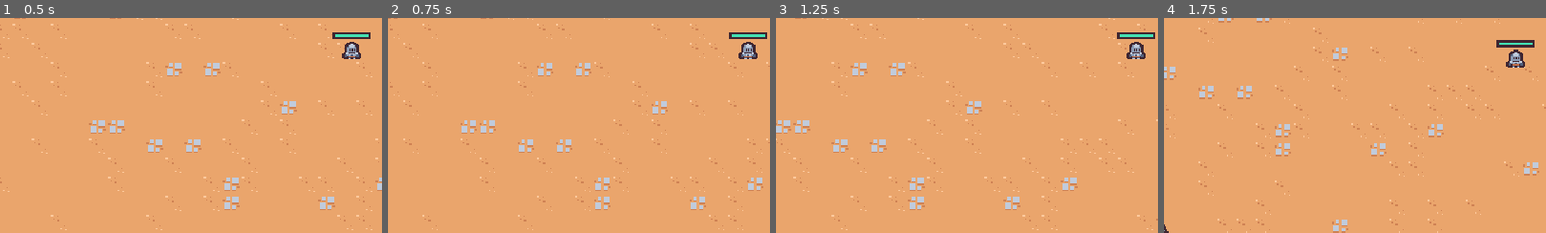
Above: before the commit, frames 1-4 (left to right).
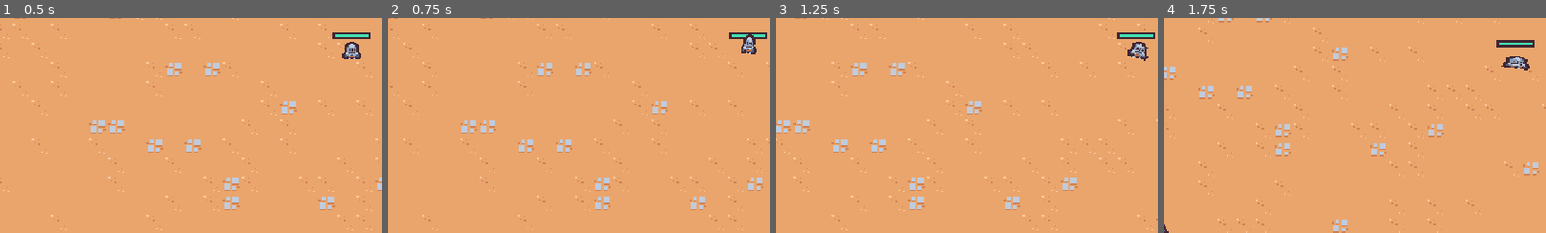
Above: after the commit, the same moments.

Repository: MariusSchmid/2dSurvivorCourse
Game: Godot game, scene res://scenes/main/main.tscn
The game is run twice, just before and just after one commit, with the same random seed, the same clock (stepped at 60 frames per second) and the same inputs.
Inputs (mouse positions are % of the whole screen's width and height, from its top left):
- Up to frame 1 (0.5 s): no input
- Up to frame 2 (0.75 s): move the mouse to (72, 45) at 0.52 s; press the mouse at (72, 45) at 0.53 s; hold D (move_right) from 0.53 s (still down)
- Up to frame 3 (1.25 s): keep holding D (move_right)
- Up to frame 4 (1.75 s): move the mouse to (30, 55) at 1.27 s; release D (move_right) at 1.28 s; release the mouse at (30, 55) at 1.28 s; hold S (move_down) from 1.28 s (still down); click (30, 55) at 1.35 s
The pictures show only the part of the screen within x 4-54%, y 40-90%; the shares and areas given below are measured in that part.

Frame 1 is identical in both runs. In frame 2, 0.3% of the frame differs, in the area x 91-97%, y 7-20%; in frame 3, 0.3%; in frame 4, 0.4%, in the area x 88-96%, y 14-25%.

Commit message:
player is now animated

Diff:
--- a/scenes/game_object/player/player.gd
+++ b/scenes/game_object/player/player.gd
@@ -7,6 +7,8 @@
 @onready var health_component = $HealthComponent
 @onready var health_bar = $HealthBar
 @onready var abilities = $Abilities
+@onready var animation_player = $AnimationPlayer
+@onready var visuals = $Visuals
 
 var number_colliding_bodies = 0
 
@@ -26,6 +28,16 @@
 	velocity = velocity.lerp(target_velocity,1-exp(-delta * ACCELERATION_SMOOTHING))
 
 	move_and_slide()
+	if movement_vector.x != 0 || movement_vector.y != 0:
+		animation_player.play("walk")
+	else:
+		animation_player.play("RESET")
+
+	var move_sign = sign(movement_vector.x)
+	if move_sign == 0:
+		visuals.scale = Vector2.ONE
+	else:
+		visuals.scale = Vector2(move_sign,1)
 
 func get_movement_vector():
 	var x_movement = Input.get_action_strength("move_right") - Input.get_action_strength("move_left")
--- a/scenes/game_object/player/player.tscn
+++ b/scenes/game_object/player/player.tscn
@@ -1,9 +1,95 @@
-[gd_scene load_steps=10 format=3 uid="uid://umswh5tbrq4v"]
+[gd_scene load_steps=13 format=3 uid="uid://umswh5tbrq4v"]
 
 [ext_resource type="Script" path="res://scenes/game_object/player/player.gd" id="1_jtc8a"]
 [ext_resource type="PackedScene" uid="uid://55qsmjlsntjt" path="res://scenes/component/health_component.tscn" id="2_gvugv"]
 [ext_resource type="PackedScene" uid="uid://1yun51a54lo6" path="res://scenes/ability/sword_ability_controller/sword_ability_controller.tscn" id="2_o87yi"]
 [ext_resource type="Texture2D" uid="uid://g6snvaemtbko" path="res://scenes/game_object/player/player.png" id="2_umk65"]
+
+[sub_resource type="Animation" id="Animation_j0v7s"]
+resource_name = "walk"
+length = 0.4
+loop_mode = 1
+tracks/0/type = "value"
+tracks/0/imported = false
+tracks/0/enabled = true
+tracks/0/path = NodePath("Visuals/Sprite2D:position")
+tracks/0/interp = 2
+tracks/0/loop_wrap = true
+tracks/0/keys = {
+"times": PackedFloat32Array(0, 0.1, 0.3),
+"transitions": PackedFloat32Array(1, 1, 1),
+"update": 0,
+"values": [Vector2(0, 0), Vector2(0, -5), Vector2(0, 0)]
+}
+tracks/1/type = "value"
+tracks/1/imported = false
+tracks/1/enabled = true
+tracks/1/path = NodePath("Visuals/Sprite2D:rotation")
+tracks/1/interp = 2
+tracks/1/loop_wrap = true
+tracks/1/keys = {
+"times": PackedFloat32Array(0, 0.1, 0.2, 0.4),
+"transitions": PackedFloat32Array(1, 1, 1, 1),
+"update": 0,
+"values": [0.0, -0.261799, 0.261799, 0.0]
+}
+tracks/2/type = "value"
+tracks/2/imported = false
+tracks/2/enabled = true
+tracks/2/path = NodePath("Visuals/Sprite2D:scale")
+tracks/2/interp = 2
+tracks/2/loop_wrap = true
+tracks/2/keys = {
+"times": PackedFloat32Array(0, 0.1, 0.3, 0.4),
+"transitions": PackedFloat32Array(0.757859, 2.63902, 1, 1),
+"update": 0,
+"values": [Vector2(1, 1), Vector2(0.8, 1.1), Vector2(1.5, 0.7), Vector2(1.4983, 0.699526)]
+}
+
+[sub_resource type="Animation" id="Animation_t4qkv"]
+length = 0.001
+tracks/0/type = "value"
+tracks/0/imported = false
+tracks/0/enabled = true
+tracks/0/path = NodePath("Visuals/Sprite2D:position")
+tracks/0/interp = 1
+tracks/0/loop_wrap = true
+tracks/0/keys = {
+"times": PackedFloat32Array(0),
+"transitions": PackedFloat32Array(1),
+"update": 0,
+"values": [Vector2(0, 0)]
+}
+tracks/1/type = "value"
+tracks/1/imported = false
+tracks/1/enabled = true
+tracks/1/path = NodePath("Visuals/Sprite2D:rotation")
+tracks/1/interp = 1
+tracks/1/loop_wrap = true
+tracks/1/keys = {
+"times": PackedFloat32Array(0),
+"transitions": PackedFloat32Array(1),
+"update": 0,
+"values": [0.0]
+}
+tracks/2/type = "value"
+tracks/2/imported = false
+tracks/2/enabled = true
+tracks/2/path = NodePath("Visuals/Sprite2D:scale")
+tracks/2/interp = 1
+tracks/2/loop_wrap = true
+tracks/2/keys = {
+"times": PackedFloat32Array(0),
+"transitions": PackedFloat32Array(1),
+"update": 0,
+"values": [Vector2(1, 1)]
+}
+
+[sub_resource type="AnimationLibrary" id="AnimationLibrary_g3xbf"]
+_data = {
+"RESET": SubResource("Animation_t4qkv"),
+"walk": SubResource("Animation_j0v7s")
+}
 
 [sub_resource type="StyleBoxFlat" id="StyleBoxFlat_5kuk7"]
 bg_color = Color(0.247059, 0.14902, 0.192157, 1)
@@ -29,6 +115,11 @@
 collision_layer = 0
 motion_mode = 1
 script = ExtResource("1_jtc8a")
+
+[node name="AnimationPlayer" type="AnimationPlayer" parent="."]
+libraries = {
+"": SubResource("AnimationLibrary_g3xbf")
+}
 
 [node name="HealthComponent" parent="." instance=ExtResource("2_gvugv")]
 
@@ -69,7 +160,9 @@
 [node name="CollisionShape2D" type="CollisionShape2D" parent="CollisionArea2D"]
 shape = SubResource("CircleShape2D_fk7qo")
 
-[node name="Sprite2D" type="Sprite2D" parent="."]
+[node name="Visuals" type="Node2D" parent="."]
+
+[node name="Sprite2D" type="Sprite2D" parent="Visuals"]
 texture = ExtResource("2_umk65")
 offset = Vector2(0, -8)
 
